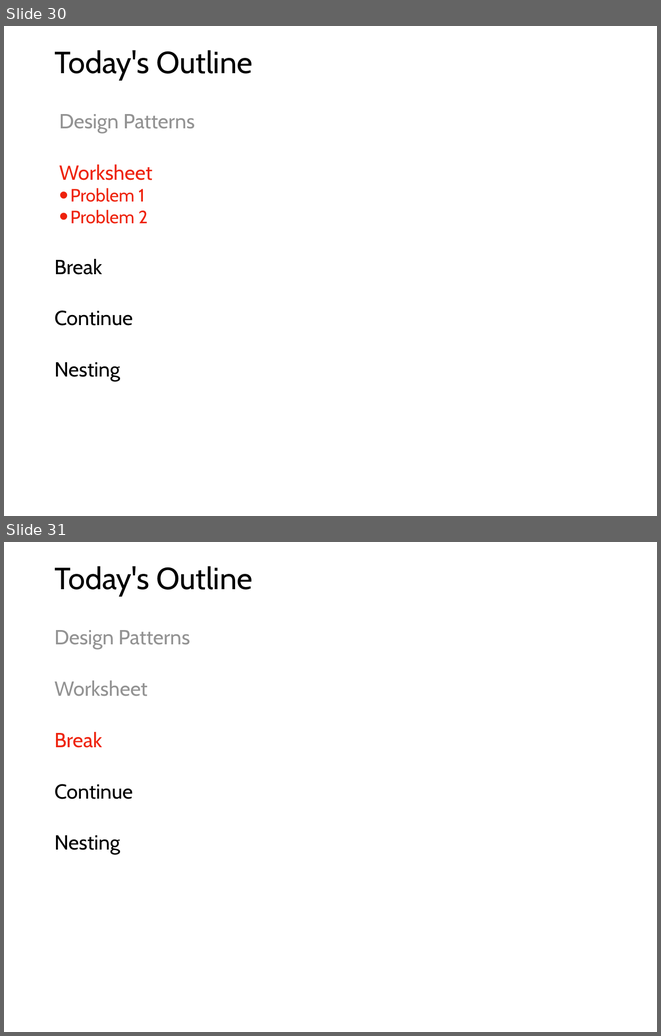
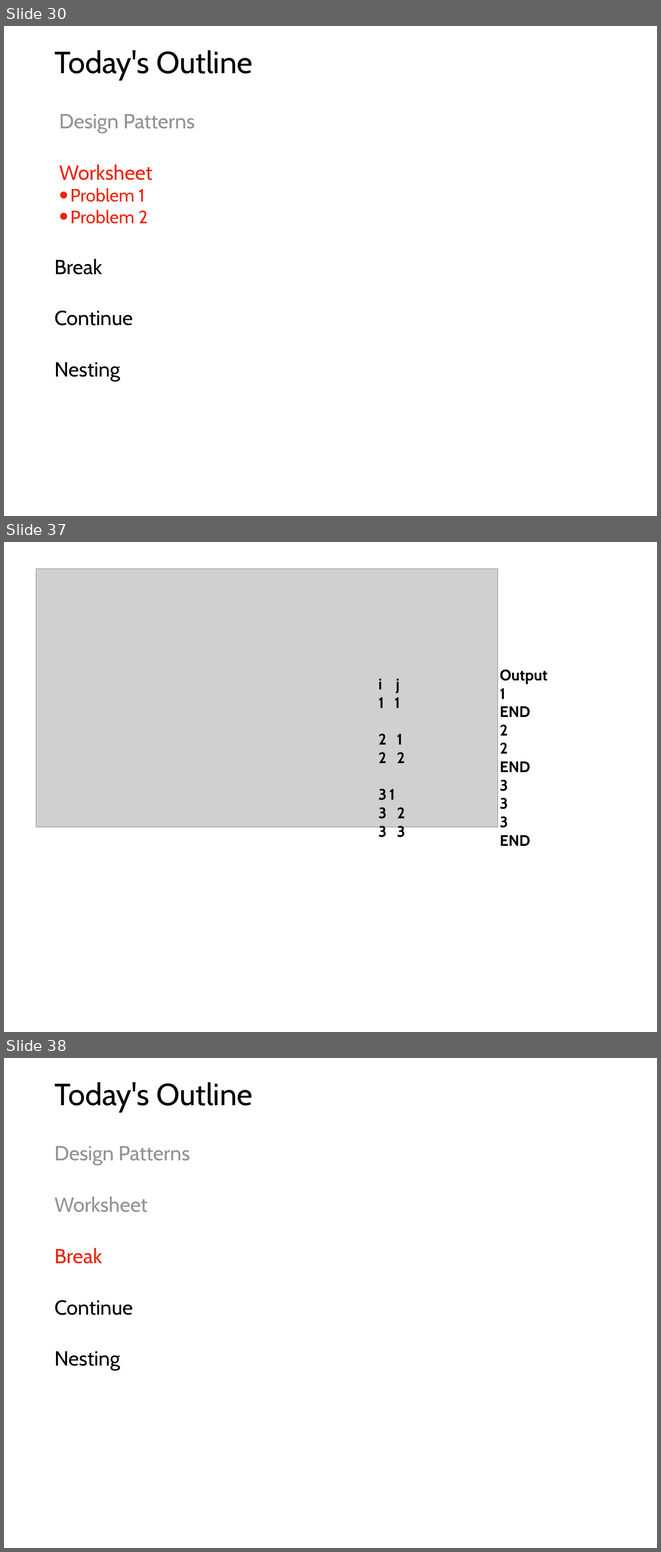
Before and after one commit to tylerharter/caraza-harter-com, a slide deck: tyler/meena/cs220/f20/materials/lec_12_F20.ppt. Shown one above the other, each under a label of ours: slides 30 and 31 before the commit, slides 30, 37 and 38 after it; the slides between them are not shown. The pictures are 661x1036 and 661x1552 pixels, drawn with LibreOffice and Linux fonts; fonts in the diff are those of the drawing; grey boxes stand for pictures. Boxes give left, top, right and bottom in pixels: in the first picture for what was removed or moved away, otherwise in the second. Text is boxed around its words. In the diff, an @@ line names an element or a change of style, - is before the commit and + after.

```diff
--- a/tyler/meena/cs220/f20/materials/lec_12_F20.ppt
+++ b/tyler/meena/cs220/f20/materials/lec_12_F20.ppt
@@ slide 37 added at (x1=4, y1=542, x2=657, y2=1032), background #FFFFFF @@
@@ picture added at (x1=36, y1=568, x2=497, y2=826) @@
@@ text added at (x1=378, y1=677, x2=405, y2=837), 24 pt, text #000000, bold @@
+i j
+1 1
+2 1
+2 2
+3 1
+3 2
+3 3
@@ text added at (x1=500, y1=669, x2=547, y2=846), 24 pt, text #000000, bold @@
+Output
+1
+END
+2
+2
+END
+3
+3
+3
+END
@@ what was slide 31 is now slide 38 @@
```
Also in this commit, not shown: 2 slides changed, 14 other slides added.
